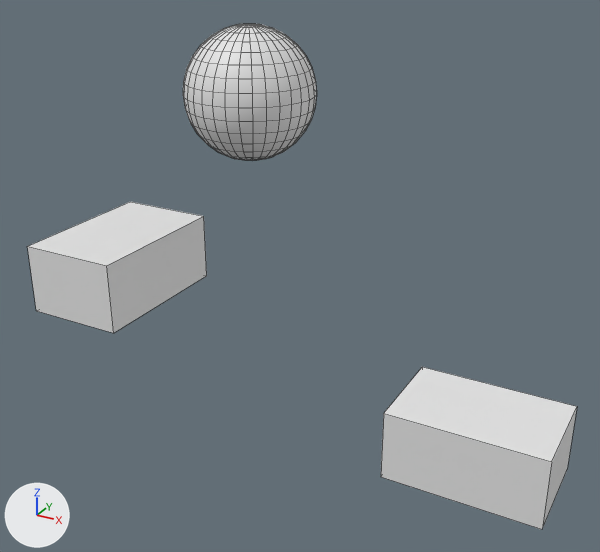
Before and after pictures for a commit that changed the FBX model Editor/models/parent.FBX.
One viewpoint serves both versions: a camera (50 mm lens) standing at (11.57, -14.6, 8.39) and looking at (2.74, 1.45, 0.37). The axes (+X, +Y, +Z) are drawn at lower left. The lights are the same throughout. Mesh edges are drawn as thin lines. Where no turn or scale is listed for an object, it has been applied to the vertices.
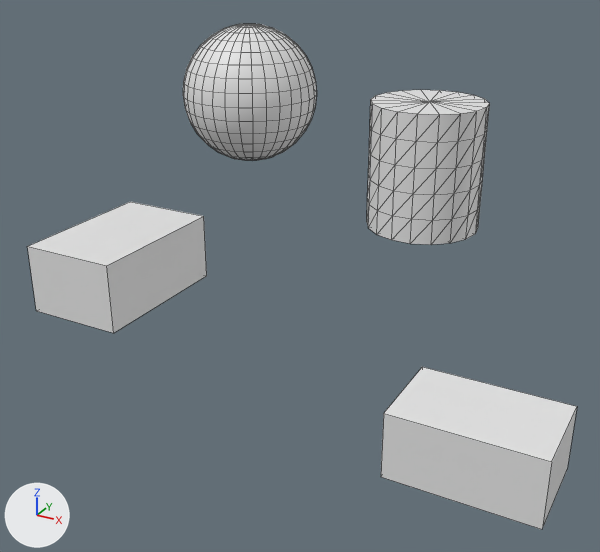
The change, as JSON lines over the scene's bpy script:
```json
{"op": "add", "block": "me_mesh_003", "code": ["me_mesh_003 = bpy.data.meshes.new('Mesh.003')", "me_mesh_003.from_pydata(...)  # 110 vertices, 216 faces; spans x -1.62..1.62, y -1.59..1.59, z 0.0..3.59"]}
{"op": "add", "block": "ob_cylinder001", "code": ["ob_cylinder001 = bpy.data.objects.new('Cylinder001', me_mesh_003)", "ob_cylinder001.location = (3.65, 7.19, 0.0)"]}
```

Location of each change, (x1, y1, x2, y2) in pixels of the pictures (600 x 552 px):
```json
{"object": "Cylinder001", "change": "added", "after": [367, 90, 490, 245]}
```
